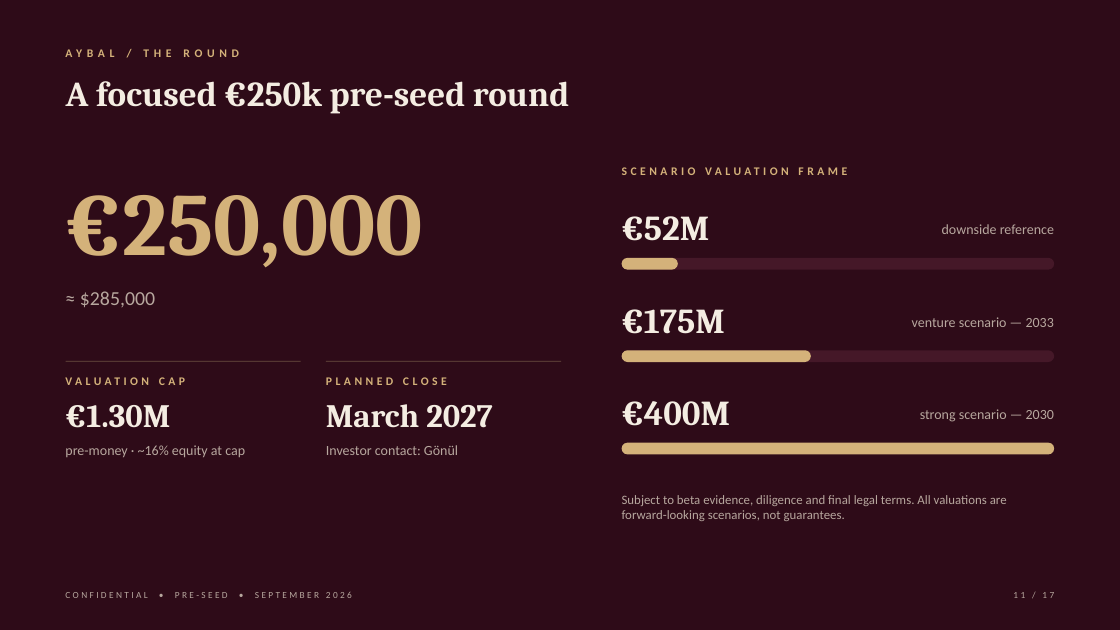
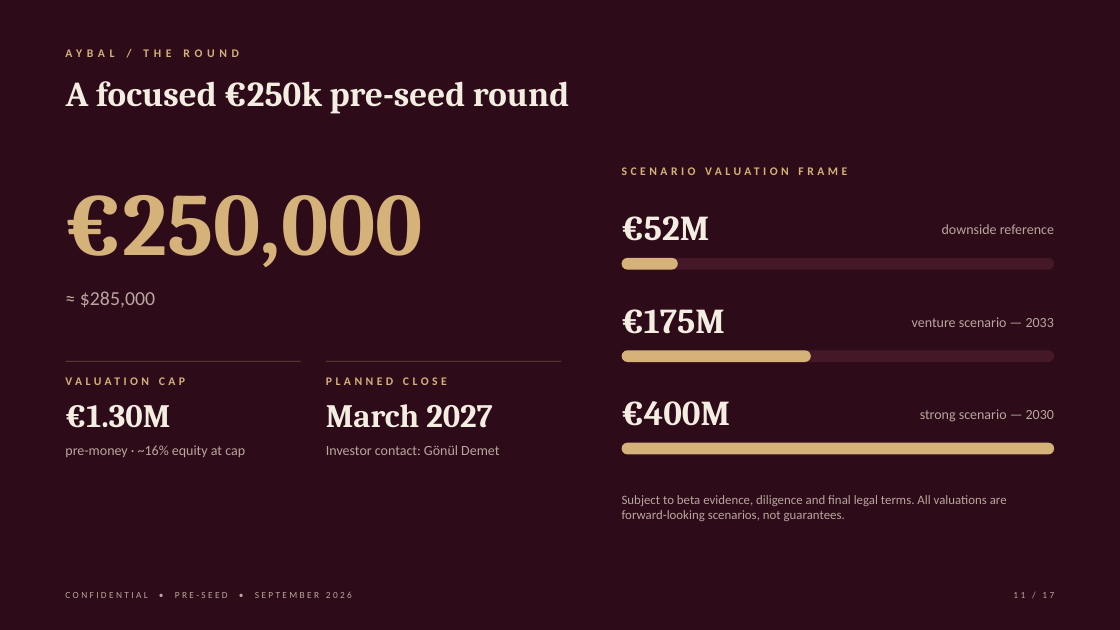
Before and after one commit to fatmaku/Notion, a slide deck: slide 11 of aybal-show/Aybal_Investor_Deck.pptx. Drawn at 1120x630 pixels with LibreOffice and Linux fonts; fonts in the diff are those of the drawing. Boxes give left, top, right and bottom in pixels: in the first picture for what was removed or moved away, otherwise in the second. Text is boxed around its words. In the diff, an @@ line names an element or a change of style, - is before the commit and + after.

```diff
--- a/aybal-show/Aybal_Investor_Deck.pptx
+++ b/aybal-show/Aybal_Investor_Deck.pptx
@@ text at [326,445,499,455]: text changed @@
-Investor contact: Gönül
+Investor contact: Gönül Demet
```
Also in this commit, not shown: 3 other slides changed, 4 other files.
